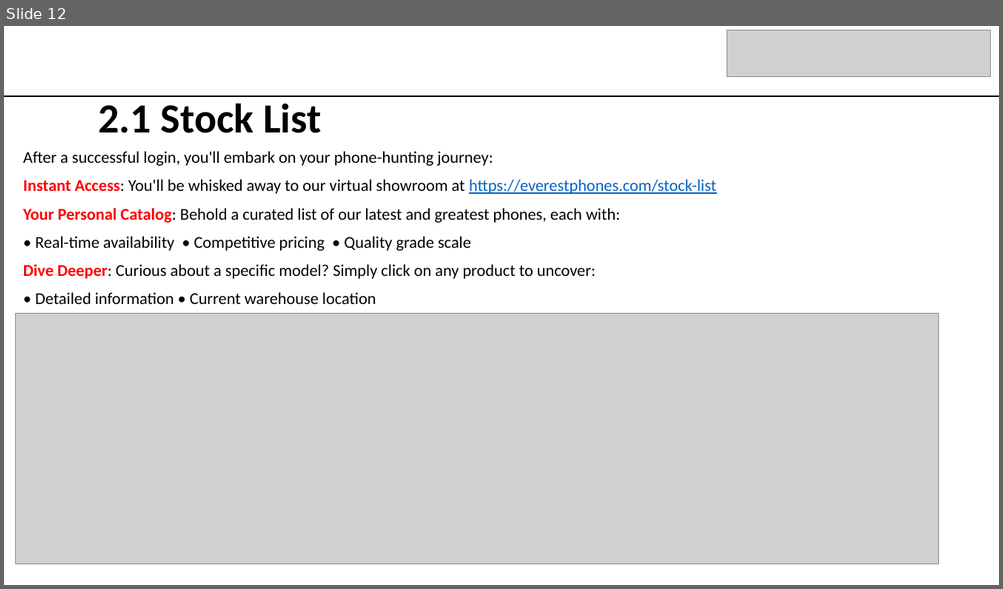
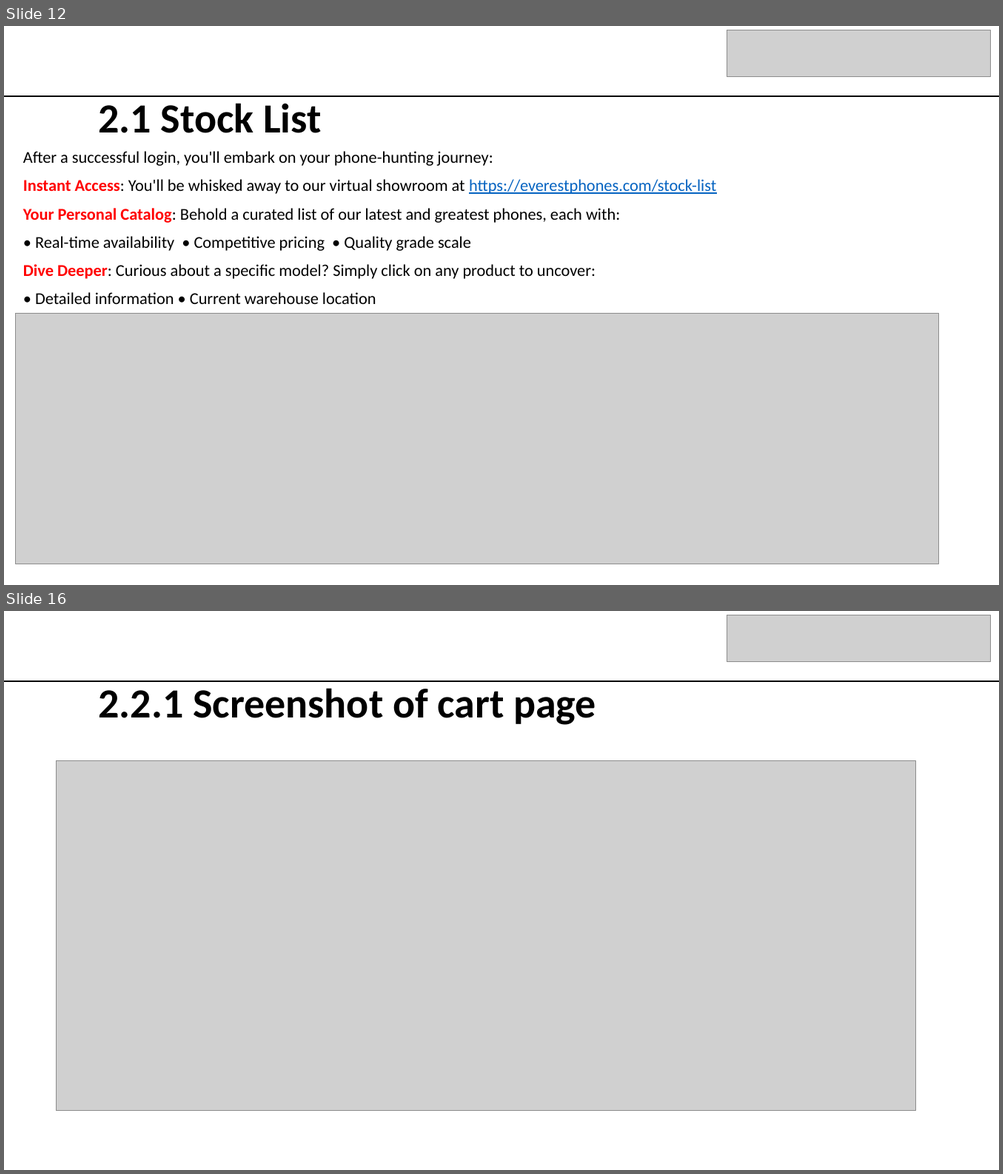
Before and after one commit to bidhan948/Everest-Phones-User-Manual, a slide deck: EVEREST PHONES.pptx. Shown one above the other, each under a label of ours: slide 12 before the commit, slides 12 and 16 after it; the slides between them are not shown. The pictures are 1003x589 and 1003x1174 pixels, drawn with LibreOffice and Linux fonts; fonts in the diff are those of the drawing; grey boxes stand for pictures. Boxes give left, top, right and bottom in pixels: in the first picture for what was removed or moved away, otherwise in the second. Text is boxed around its words. In the diff, an @@ line names an element or a change of style, - is before the commit and + after.

```diff
--- a/EVEREST PHONES.pptx
+++ b/EVEREST PHONES.pptx
@@ slide 16 added at (4, 611, 999, 1170), background #FFFFFF @@
@@ picture added at (727, 615, 990, 663) @@
@@ line added from (4, 681) to (999, 681), #000000 1.5 pt @@
@@ title added at (99, 688, 596, 725), 40 pt, text #000000, bold @@
+2.2.1 Screenshot of cart page
@@ picture added at (57, 761, 916, 1112) @@
```
Also in this commit, not shown: 4 slides changed, 8 other slides added.
